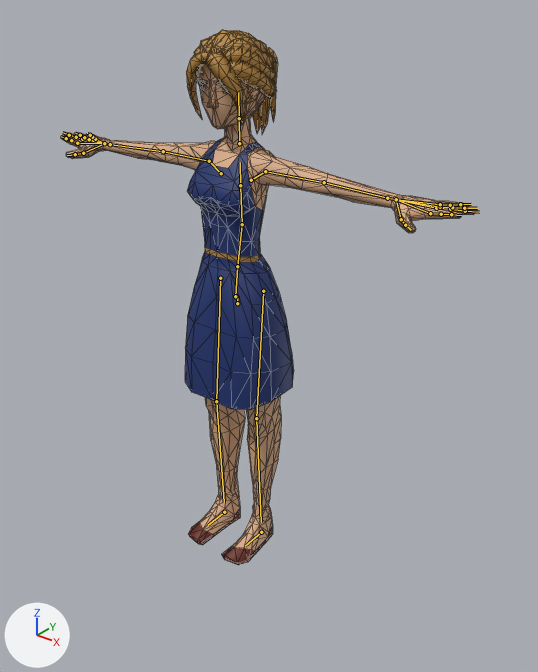
The glTF model js/models/avatars/club-crowd-f5.glb: old version first, new version second.
The view is the same before and after, from a 50 mm lens placed at (1.553, -1.838, 1.989), pointed at (0.148, -0.082, 0.9). The axes (+X, +Y, +Z) are drawn at lower left. The lights are the same throughout. The older version comes first. The bones that change, and the others that lie on the model, are drawn over the model as lines. Mesh edges are drawn as thin lines.

In view in the first picture: 'Formad_Head'.
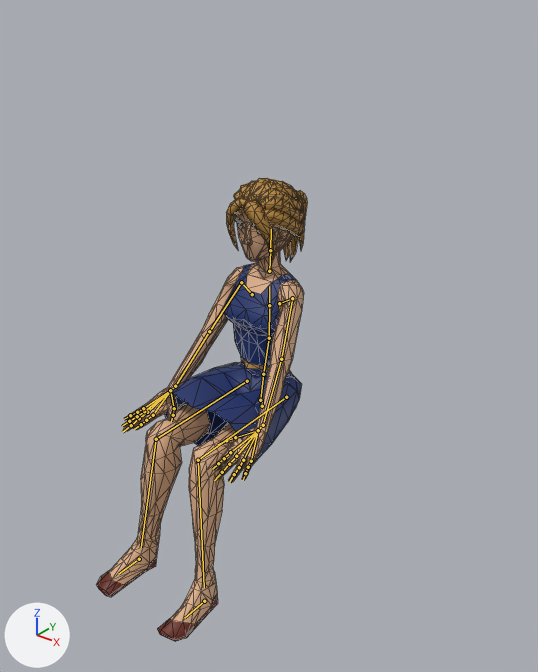
The newer file adds an action. The first version stands in its rest pose; the second is drawn at frame 0 of the action 'Seated_Low_Loop'.

Location of each change, (x1, y1, x2, y2) in pixels of the pictures (538 x 672 px):
'Formad_Head', posed (49% narrower, 13% shorter)
    before: (61, 30, 477, 565)
    after: (96, 178, 307, 642)
bone 'Body', root to tip
    before: (237, 303) to (237, 295)
    after: (262, 406) to (262, 399)
bone 'Head', root to tip
    before: (239, 118) to (238, 92)
    after: (270, 250) to (271, 229)
bone 'UpperArm.L', root to tip
    before: (265, 171) to (324, 182)
    after: (292, 298) to (281, 359)
bone 'LowerArm.L', root to tip
    before: (324, 182) to (387, 198)
    after: (281, 359) to (263, 425)
bone 'Wrist.L', root to tip
    before: (387, 198) to (396, 199)
    after: (263, 425) to (258, 430)
bone 'UpperArm.R', root to tip
    before: (209, 161) to (163, 151)
    after: (241, 282) to (209, 331)
bone 'LowerArm.R', root to tip
    before: (163, 151) to (110, 144)
    after: (209, 331) to (175, 386)
bone 'Wrist.R', root to tip
    before: (110, 144) to (104, 143)
    after: (175, 386) to (170, 390)
bone 'UpperLeg.L', root to tip
    before: (263, 291) to (256, 418)
    after: (286, 397) to (198, 460)
bone 'LowerLeg.L', root to tip
    before: (256, 418) to (261, 522)
    after: (198, 460) to (204, 587)
bone 'UpperLeg.R', root to tip
    before: (220, 278) to (216, 401)
    after: (247, 381) to (156, 439)
bone 'LowerLeg.R', root to tip
    before: (216, 401) to (224, 502)
    after: (156, 439) to (141, 547)
bone 'Foot.L', root to tip
    before: (261, 532) to (245, 546)
    after: (204, 601) to (184, 618)
bone 'Foot.R', root to tip
    before: (224, 512) to (208, 525)
    after: (139, 559) to (118, 574)

What the commit changed:
Bone 'Body' (bone_body) moves from (0.0, 0.0, 0.0) to (0.0, -0.47, -0.13).
Bone 'Body' (bone_body) turns from (0, 0, 0) to (-3, 0, 0) degrees about its own x, y and z.
Bone 'Head' (bone_head) turns from (0, 0, 0) to (-1, -2, 0) degrees about its own x, y and z.
Bone 'UpperArm.L' (bone_upperarm_l) turns from (0, 0, 0) to (-59, -20, -38) degrees about its own x, y and z.
Bone 'LowerArm.L' (bone_lowerarm_l) turns from (0, 0, 0) to (-2, 9, 4) degrees about its own x, y and z.
Bone 'Wrist.L' (bone_wrist_l) turns from (0, 0, 0) to (19, 30, -26) degrees about its own x, y and z.
Bone 'UpperArm.R' (bone_upperarm_r) turns from (0, 0, 0) to (-58, 20, 39) degrees about its own x, y and z.
Bone 'LowerArm.R' (bone_lowerarm_r) turns from (0, 0, 0) to (-2, -9, -4) degrees about its own x, y and z.
Bone 'Wrist.R' (bone_wrist_r) turns from (0, 0, 0) to (19, -28, 26) degrees about its own x, y and z.
Bone 'UpperLeg.L' (bone_upperleg_l) turns from (0, 0, 0) to (-80, 0, 0) degrees about its own x, y and z.
Bone 'LowerLeg.L' (bone_lowerleg_l) turns from (0, 0, 0) to (73, 7, -1) degrees about its own x, y and z.
Bone 'UpperLeg.R' (bone_upperleg_r) turns from (0, 0, 0) to (-80, 0, 0) degrees about its own x, y and z.
Bone 'LowerLeg.R' (bone_lowerleg_r) turns from (0, 0, 0) to (73, -7, 1) degrees about its own x, y and z.
Bone 'Foot.L' (bone_foot_l) moves from (0.0, 0.0, 0.0) to (0.07, 0.4, 0.002).
Bone 'Foot.R' (bone_foot_r) moves from (0.0, 0.0, 0.0) to (-0.07, 0.4, 0.002).
